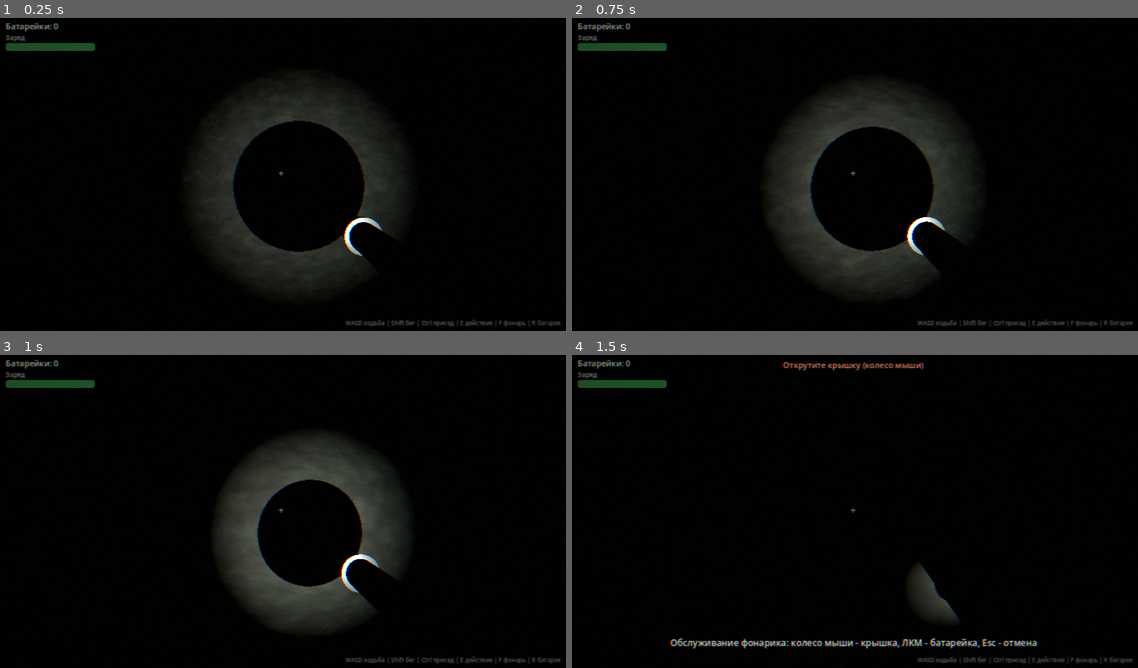
Above: before the commit, frames 1-4 (two rows, left to right).
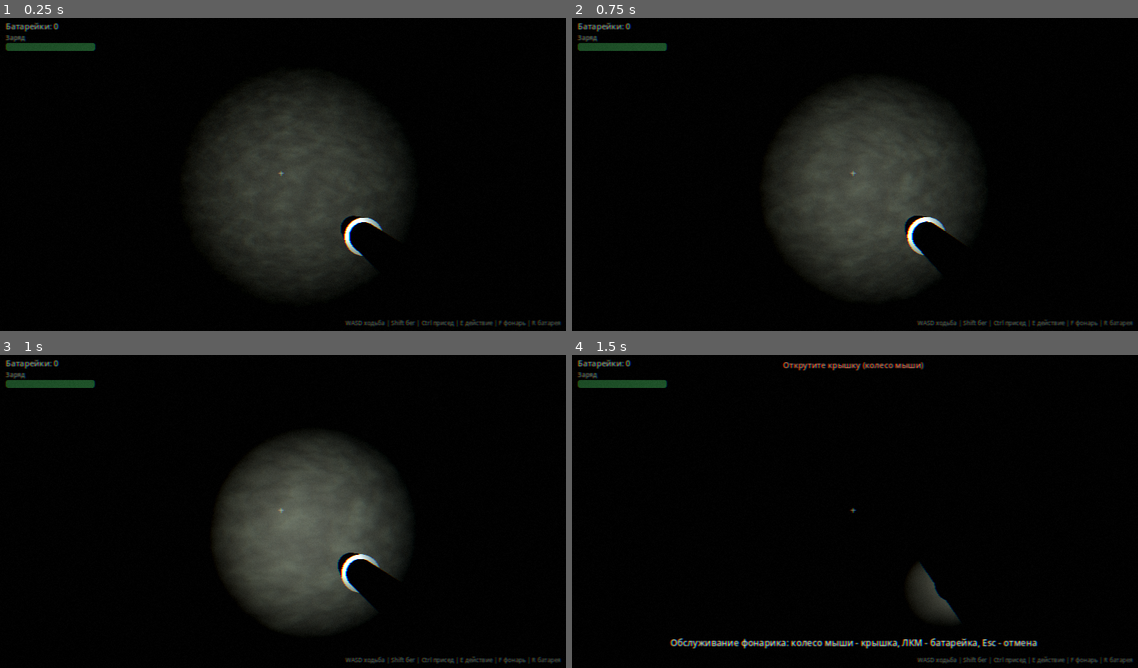
Above: after the commit, the same moments.

Repository: SlendStick/Snare
Game: Godot game, scene res://scenes/main.tscn
Same seed, same stepped clock (60 frames per second), same inputs: the game is played once before the commit and once after it.
Inputs (mouse positions are in pixels of both pictures, inside the frame that each line leads up to):
- Up to frame 1 (0.25 s): no input
- Up to frame 2 (0.75 s): tap Enter at 0.5 s; move the mouse to (883, 171) at 0.52 s; hold W (move_forward) from 0.53 s (still down); hold Ctrl (crouch) from 0.53 s (still down); click (883, 171) at 0.67 s
- Up to frame 3 (1 s): keep holding W (move_forward); keep holding Ctrl (crouch); tap Space at 0.77 s
- Up to frame 4 (1.5 s): keep holding W (move_forward); move the mouse to (826, 511) at 1.27 s; release Ctrl (crouch) at 1.28 s; tap R (flashlight_service) at 1.35 s

The runs differ from the first frame. In frame 1, 7.6% of the frame differs, in the area x 41-65%, y 32-75%; in frame 2, 6.7%; in frame 3, 4.9%; in frame 4, nothing differs.

Commit message:
Fix flashlight self-shadowing causing dark center circle
- Disable cast_shadow on flashlight body/head/cap/battery meshes
- Prevents flashlight geometry from blocking its own SpotLight

Co-authored-by: arena-agent <297053741+arena-agent@users.noreply.github.com>

Diff:
--- a/scenes/player/flashlight.tscn
+++ b/scenes/player/flashlight.tscn
@@ -31,10 +31,12 @@
 
 [node name="BodyMesh" type="MeshInstance3D" parent="."]
 transform = Transform3D(1, 0, 0, 0, -4.37114e-08, -1, 0, 1, -4.37114e-08, 0, 0, 0)
+cast_shadow = 0
 mesh = SubResource("CylinderMesh_body")
 
 [node name="HeadMesh" type="MeshInstance3D" parent="."]
 transform = Transform3D(1, 0, 0, 0, -4.37114e-08, -1, 0, 1, -4.37114e-08, 0, 0, -0.13)
+cast_shadow = 0
 mesh = SubResource("CylinderMesh_head")
 
 [node name="Cap" type="Node3D" parent="."]
@@ -42,6 +44,7 @@
 
 [node name="CapMesh" type="MeshInstance3D" parent="Cap"]
 transform = Transform3D(1, 0, 0, 0, -4.37114e-08, -1, 0, 1, -4.37114e-08, 0, 0, 0)
+cast_shadow = 0
 mesh = SubResource("CylinderMesh_cap")
 
 [node name="BatterySlot" type="Node3D" parent="."]
--- a/scripts/player/flashlight_controller.gd
+++ b/scripts/player/flashlight_controller.gd
@@ -79,6 +79,7 @@
 
 func _ensure_battery_mesh() -> void:
 	_battery_mesh = MeshInstance3D.new()
+	_battery_mesh.cast_shadow = GeometryInstance3D.SHADOW_CASTING_SETTING_OFF
 	var cyl := CylinderMesh.new()
 	cyl.top_radius = 0.018
 	cyl.bottom_radius = 0.018
